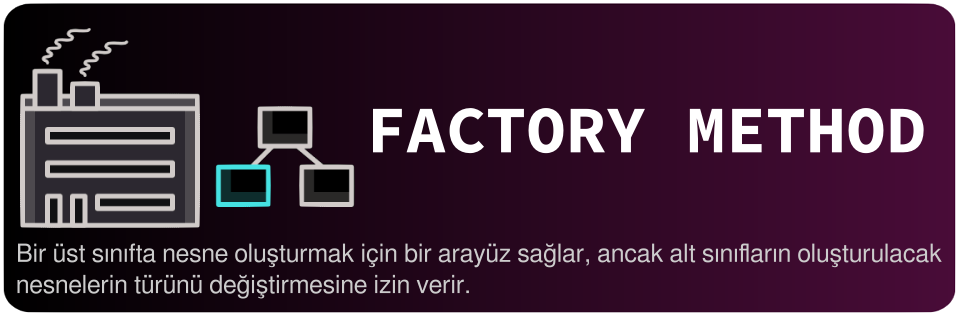
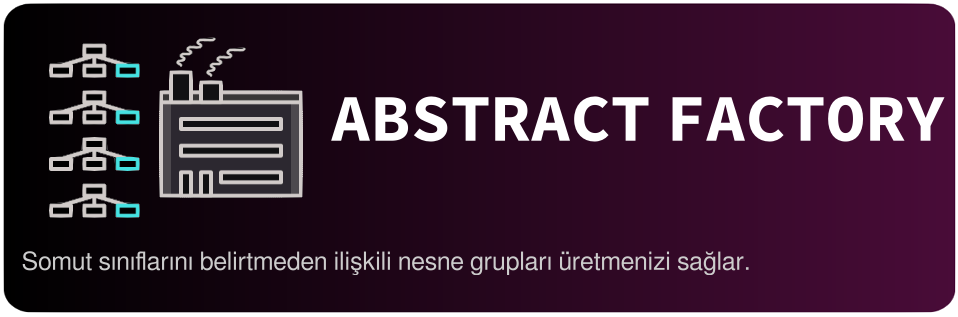
Layered file, before and after one edit (958px x 317px). Changes by layer:
renamed "Paint Layer 2 (pasted)" to "Resim", painted on it over 17, 28, 464, 299
painted on "Paint Layer 3 (pasted)" over 17, 28, 945, 299
